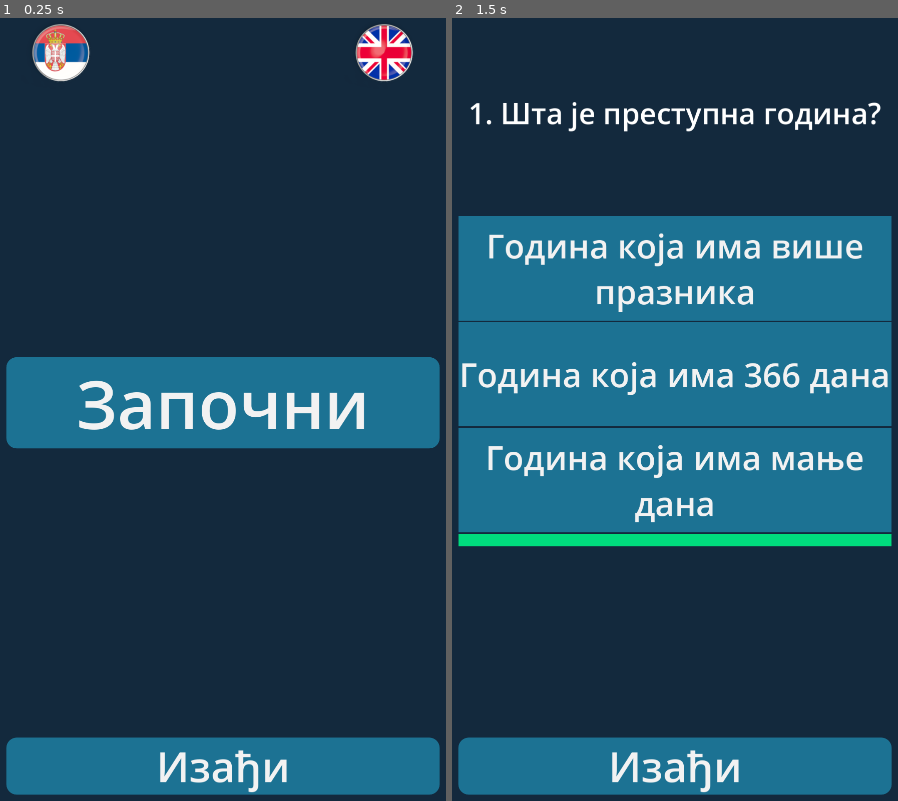
Above: before the commit, frames 1-2 (left to right).
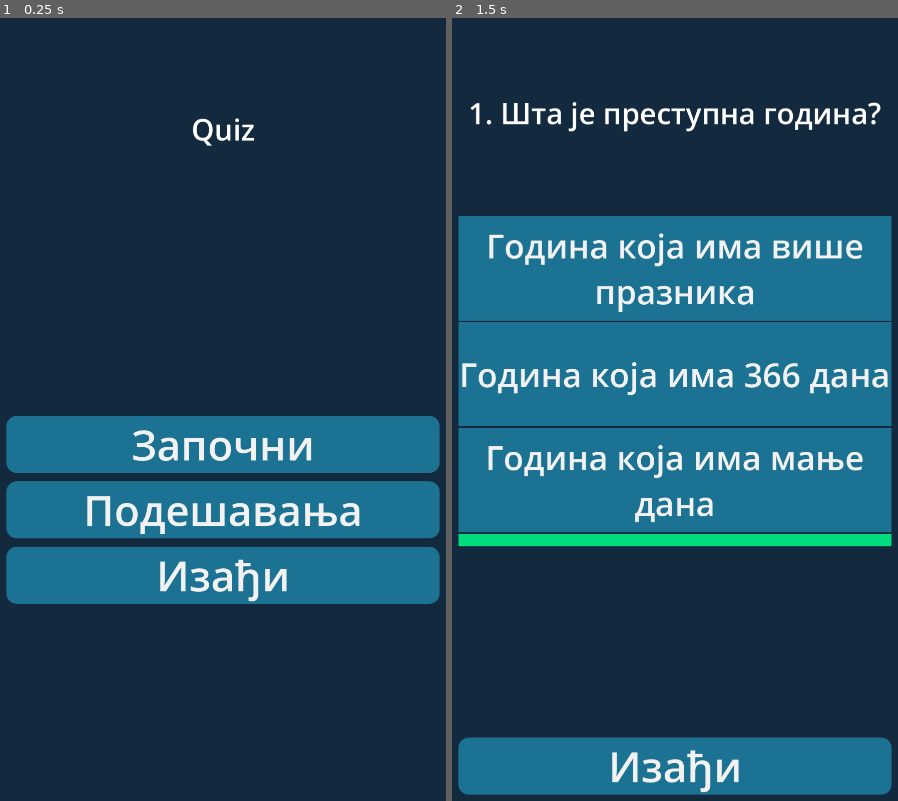
Above: after the commit, the same moments.

Repository: mcbane23/GodotQuiz
Game: Godot game, scene res://scenes/main.tscn
Same seed, same stepped clock (60 frames per second), same inputs: the game is played once before the commit and once after it.
Inputs (mouse positions are in pixels of both pictures, inside the frame that each line leads up to):
- Up to frame 1 (0.25 s): no input
- Up to frame 2 (1.5 s): click (514, 49) at 0.52 s; click "Започни" at 1.25 s

The runs differ from the first frame. In frame 1, 34% of the frame differs, in the area x 1-99%, y 0-100%; in frame 2, nothing differs.

Commit message:
Add fonts and additional theme for main menu

Diff:
--- a/data/labels.json
+++ b/data/labels.json
@@ -4,6 +4,13 @@
 		"translations": {
 			"en": "Start",
 			"sr": "Започни"
+		}
+	},
+	{
+		"key": "options",
+		"translations": {
+			"en": "Options",
+			"sr": "Подешавања"
 		}
 	},
 	{
--- a/scenes/main.tscn
+++ b/scenes/main.tscn
@@ -1,12 +1,9 @@
-[gd_scene load_steps=6 format=3 uid="uid://dubk067ecx42"]
+[gd_scene load_steps=5 format=3 uid="uid://dubk067ecx42"]
 
 [ext_resource type="Script" uid="uid://bwr0gexk6xnrb" path="res://scripts/main.gd" id="1_o5qli"]
 [ext_resource type="Theme" uid="uid://cq0m3bxrr77sk" path="res://themes/theme.tres" id="2_0wfyh"]
 [ext_resource type="Texture2D" uid="uid://b0x51itahqb1s" path="res://gfx/icons/serbia_round_button_with_metal_frame_256.png" id="3_jyhfs"]
 [ext_resource type="Texture2D" uid="uid://df4xlw03b34hj" path="res://gfx/icons/united_kingdom_round_button_with_metal_frame_256.png" id="4_tbgi4"]
-
-[sub_resource type="StyleBoxFlat" id="StyleBoxFlat_jyhfs"]
-bg_color = Color(0.0745098, 0.160784, 0.239216, 1)
 
 [node name="Main" type="Control"]
 layout_mode = 3
@@ -26,21 +23,28 @@
 anchor_bottom = 1.0
 grow_horizontal = 2
 grow_vertical = 2
-theme_override_styles/panel = SubResource("StyleBoxFlat_jyhfs")
+theme = ExtResource("2_0wfyh")
+metadata/_edit_lock_ = true
 
-[node name="MarginContainer" type="MarginContainer" parent="Background"]
-layout_mode = 2
+[node name="MarginContainer" type="MarginContainer" parent="."]
+layout_mode = 1
+anchors_preset = 15
+anchor_right = 1.0
+anchor_bottom = 1.0
+offset_top = 514.0
+grow_horizontal = 2
+grow_vertical = 2
 theme = ExtResource("2_0wfyh")
 
-[node name="Rows" type="VBoxContainer" parent="Background/MarginContainer"]
+[node name="Icons" type="GridContainer" parent="MarginContainer"]
+visible = false
 layout_mode = 2
+size_flags_vertical = 2
+theme = ExtResource("2_0wfyh")
+columns = 2
+metadata/_edit_lock_ = true
 
-[node name="GridContainer" type="GridContainer" parent="Background/MarginContainer/Rows"]
-layout_mode = 2
-size_flags_vertical = 3
-columns = 2
-
-[node name="Sr" type="Button" parent="Background/MarginContainer/Rows/GridContainer"]
+[node name="Sr" type="Button" parent="MarginContainer/Icons"]
 layout_mode = 2
 size_flags_horizontal = 2
 size_flags_vertical = 2
@@ -49,7 +53,7 @@
 icon = ExtResource("3_jyhfs")
 flat = true
 
-[node name="En" type="Button" parent="Background/MarginContainer/Rows/GridContainer"]
+[node name="En" type="Button" parent="MarginContainer/Icons"]
 layout_mode = 2
 size_flags_horizontal = 10
 size_flags_vertical = 2
@@ -58,21 +62,54 @@
 icon = ExtResource("4_tbgi4")
 flat = true
 
-[node name="Start" type="Button" parent="Background/MarginContainer/Rows"]
+[node name="Buttons" type="VBoxContainer" parent="MarginContainer"]
 layout_mode = 2
 size_flags_vertical = 4
+theme = ExtResource("2_0wfyh")
+theme_override_constants/separation = 20
+
+[node name="Start" type="Button" parent="MarginContainer/Buttons"]
+layout_mode = 2
+size_flags_vertical = 6
+theme = ExtResource("2_0wfyh")
 theme_type_variation = &"RoundButton"
-theme_override_font_sizes/font_size = 160
 text = "Start"
 
-[node name="ExitButton" type="Button" parent="Background/MarginContainer/Rows"]
+[node name="Options" type="Button" parent="MarginContainer/Buttons"]
+layout_mode = 2
+size_flags_vertical = 6
+theme = ExtResource("2_0wfyh")
+theme_type_variation = &"RoundButton"
+text = "Options"
+
+[node name="ExitButton" type="Button" parent="MarginContainer/Buttons"]
 layout_mode = 2
 size_flags_vertical = 10
 focus_mode = 0
+theme = ExtResource("2_0wfyh")
 theme_type_variation = &"RoundButton"
 text = "Exit"
 
-[connection signal="pressed" from="Background/MarginContainer/Rows/GridContainer/Sr" to="." method="_on_sr_pressed"]
-[connection signal="pressed" from="Background/MarginContainer/Rows/GridContainer/En" to="." method="_on_en_pressed"]
-[connection signal="pressed" from="Background/MarginContainer/Rows/Start" to="." method="_on_start_pressed"]
-[connection signal="pressed" from="Background/MarginContainer/Rows/ExitButton" to="." method="_on_exit_button_pressed"]
+[node name="Label" type="Label" parent="."]
+layout_mode = 1
+anchors_preset = 8
+anchor_left = 0.5
+anchor_top = 0.5
+anchor_right = 0.5
+anchor_bottom = 0.5
+offset_left = -251.0
+offset_top = -705.0
+offset_right = 252.0
+offset_bottom = -389.0
+grow_horizontal = 2
+grow_vertical = 2
+size_flags_horizontal = 6
+size_flags_vertical = 0
+theme = ExtResource("2_0wfyh")
+text = "Quiz"
+horizontal_alignment = 1
+
+[connection signal="pressed" from="MarginContainer/Icons/Sr" to="." method="_on_sr_pressed"]
+[connection signal="pressed" from="MarginContainer/Icons/En" to="." method="_on_en_pressed"]
+[connection signal="pressed" from="MarginContainer/Buttons/Start" to="." method="_on_start_pressed"]
+[connection signal="pressed" from="MarginContainer/Buttons/ExitButton" to="." method="_on_exit_button_pressed"]
--- a/scripts/main.gd
+++ b/scripts/main.gd
@@ -1,7 +1,8 @@
 extends Control
 
-@onready var ExitButton = $Background/MarginContainer/Rows/ExitButton
-@onready var StartButton = $Background/MarginContainer/Rows/Start
+@onready var ExitButton = $MarginContainer/Buttons/ExitButton
+@onready var OptionsButton = $MarginContainer/Buttons/Options
+@onready var StartButton = $MarginContainer/Buttons/Start
 
 # Called when the node enters the scene tree for the first time.
 func _ready():
@@ -25,6 +26,7 @@
 
 func update_buttons():
 	StartButton.text = Global.get_label("start")
+	OptionsButton.text = Global.get_label("options")
 	ExitButton.text = Global.get_label("exit")
 
 func _on_start_pressed():
--- /dev/null
+++ b/themes/theme_menu.tres
@@ -0,0 +1,49 @@
+[gd_resource type="Theme" load_steps=7 format=3 uid="uid://cx3tftvft3273"]
+
+[ext_resource type="FontFile" uid="uid://b01cna3pyu1og" path="res://fonts/KGPerfectPenmanship.ttf" id="1_7k3lb"]
+[ext_resource type="FontFile" uid="uid://bhoe3bwpajyxu" path="res://fonts/Happy School.ttf" id="2_rtu3d"]
+
+[sub_resource type="StyleBoxFlat" id="StyleBoxFlat_6c42i"]
+bg_color = Color(0.760784, 0.8, 0.772549, 1)
+
+[sub_resource type="StyleBoxFlat" id="StyleBoxFlat_7k3lb"]
+bg_color = Color(0.917647, 0.901961, 0.87451, 1)
+corner_radius_top_left = 25
+corner_radius_top_right = 25
+corner_radius_bottom_right = 25
+corner_radius_bottom_left = 25
+
+[sub_resource type="StyleBoxFlat" id="StyleBoxFlat_1h68f"]
+bg_color = Color(0.917647, 0.901961, 0.87451, 1)
+corner_radius_top_left = 25
+corner_radius_top_right = 25
+corner_radius_bottom_right = 25
+corner_radius_bottom_left = 25
+
+[sub_resource type="StyleBoxFlat" id="StyleBoxFlat_kgv31"]
+bg_color = Color(0.0784314, 0.180392, 0.329412, 1)
+border_width_left = 4
+border_width_top = 4
+border_width_right = 4
+border_width_bottom = 4
+border_color = Color(0.619608, 0.701961, 0.760784, 1)
+corner_radius_top_left = 25
+corner_radius_top_right = 25
+corner_radius_bottom_right = 25
+corner_radius_bottom_left = 25
+
+[resource]
+Label/colors/font_color = Color(0.0784314, 0.180392, 0.329412, 1)
+Label/font_sizes/font_size = 250
+Label/fonts/font = ExtResource("2_rtu3d")
+PanelContainer/styles/panel = SubResource("StyleBoxFlat_6c42i")
+RoundButton/base_type = &"Button"
+RoundButton/colors/font_color = Color(0.0784314, 0.180392, 0.329412, 1)
+RoundButton/colors/font_focus_color = Color(0.0784314, 0.180392, 0.329412, 1)
+RoundButton/colors/font_hover_color = Color(0.0784314, 0.180392, 0.329412, 1)
+RoundButton/colors/font_pressed_color = Color(0.917647, 0.901961, 0.87451, 1)
+RoundButton/font_sizes/font_size = 150
+RoundButton/fonts/font = ExtResource("1_7k3lb")
+RoundButton/styles/hover = SubResource("StyleBoxFlat_7k3lb")
+RoundButton/styles/normal = SubResource("StyleBoxFlat_1h68f")
+RoundButton/styles/pressed = SubResource("StyleBoxFlat_kgv31")
Binary file added: fonts/Happy School.ttf
Not shown, added: fonts/Happy School.ttf.import
Binary file added: fonts/KGPerfectPenmanship.ttf
Not shown, added: fonts/KGPerfectPenmanship.ttf.import
Not shown, added: fonts/KIdDOS-Regular.ttf.import
Binary file added: fonts/Letters for Learners.ttf
Not shown, added: fonts/Letters for Learners.ttf.import
